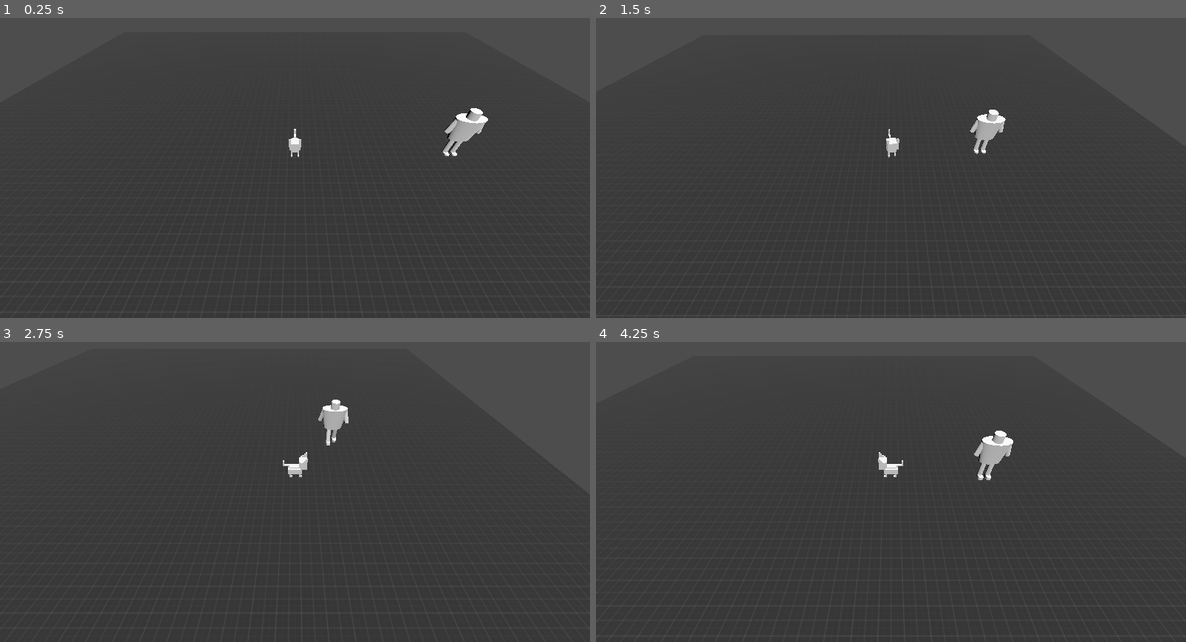
Above: before the commit, frames 1-4 (two rows, left to right).
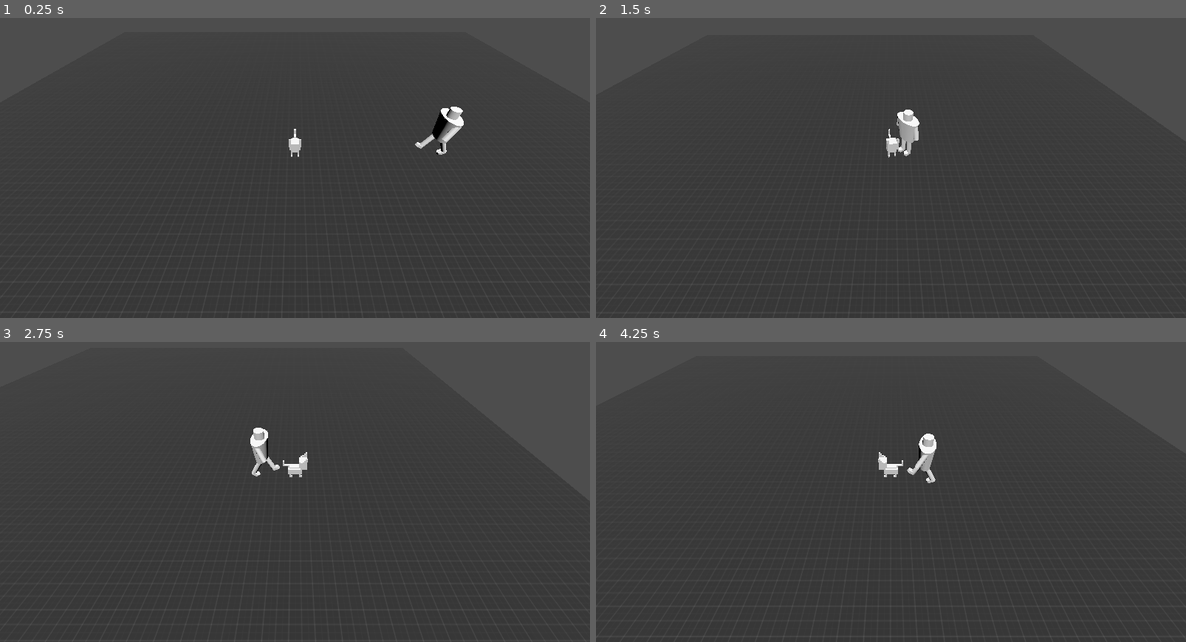
Above: after the commit, the same moments.

Repository: rgero/Perilous-Purr-il
Game: Godot game, scene res://Scenes/Sandbox.tscn
The game is run twice, just before and just after one commit, with the same random seed, the same clock (stepped at 60 frames per second) and the same inputs.
Inputs:
- Up to frame 1 (0.25 s): no input
- Up to frame 2 (1.5 s): hold D (Right) 0.53-1.28 s; hold Shift (Sprint, bound only after the commit) 0.53-1.28 s; tap Space (Jump) at 0.77 s; hold S (Down) from 1.28 s (still down); tap Shift (Sprint, bound only after the commit) at 1.35 s
- Up to frame 3 (2.75 s): tap Space (Jump) at 1.52 s; release S (Down) at 2.03 s; hold D (Right) from 2.03 s (still down); hold Shift (Sprint, bound only after the commit) from 2.03 s (still down)
- Up to frame 4 (4.25 s): release D (Right) at 2.78 s; release Shift (Sprint, bound only after the commit) at 2.78 s; hold W (Up) 2.78-3.53 s; tap Shift (Sprint, bound only after the commit) at 2.85 s; tap Space (Jump) at 3.02, 3.77 s; hold A (Left) from 3.53 s (still down); hold Shift (Sprint, bound only after the commit) from 3.53 s (still down)

The runs differ from the first frame. In frame 1, 1.0% of the frame differs, in the area x 70-83%, y 29-47%; in frame 2, 0.9%; in frame 3, 0.8%; in frame 4, 1.0%, in the area x 52-71%, y 29-48%.

Commit message:
Adding sprinting and baking the navigation for the sandbox

Diff:
--- a/Perilous Purr-il/Prefabs/Enemy.tscn
+++ b/Perilous Purr-il/Prefabs/Enemy.tscn
@@ -226,10 +226,10 @@
 [node name="TempHuman" parent="." instance=ExtResource("1_8k53p")]
 
 [node name="Left Arm" parent="TempHuman" index="4"]
-transform = Transform3D(0.97397584, -0.22665128, 0, 0.22665127, 0.9739759, 0, 0, 0, 1, 0.80919975, 2.2633624, 0)
+transform = Transform3D(0.9739758, -0.22665127, 0, 0.22665125, 0.97397584, 0, 0, 0, 1, 0.80919975, 2.2633624, 0)
 
 [node name="Right Arm" parent="TempHuman" index="5"]
-transform = Transform3D(0.97397584, 0.22665128, 0, -0.22665127, 0.9739759, 0, 0, 0, 1, -0.8092, 2.2633624, 0)
+transform = Transform3D(0.9739758, 0.22665127, 0, -0.22665125, 0.97397584, 0, 0, 0, 1, -0.8092, 2.2633624, 0)
 
 [node name="AnimationPlayer" type="AnimationPlayer" parent="."]
 libraries = {
--- a/Perilous Purr-il/Scenes/Sandbox.tscn
+++ b/Perilous Purr-il/Scenes/Sandbox.tscn
@@ -9,6 +9,8 @@
 background_mode = 2
 
 [sub_resource type="NavigationMesh" id="NavigationMesh_xqu6k"]
+vertices = PackedVector3Array(-24.5, 0.4, -24.5, -24.5, 0.4, 24.5, 24.5, 0.4, 24.5, 24.5, 0.4, -24.5)
+polygons = [PackedInt32Array(3, 2, 0), PackedInt32Array(0, 2, 1)]
 
 [sub_resource type="StandardMaterial3D" id="StandardMaterial3D_eo7g3"]
 albedo_texture = ExtResource("1_qotlx")
--- a/Perilous Purr-il/Scripts/Enemy.gd
+++ b/Perilous Purr-il/Scripts/Enemy.gd
@@ -9,10 +9,9 @@
 @onready var navAgent: NavigationAgent3D = $NavigationAgent3D
 @onready var animationPlayer: AnimationPlayer = $AnimationPlayer
 
-
 var player: Node3D
 var provoked := false
-var aggroRange = 5.0
+var aggroRange = 15.0
 var damage := 20.0
 var health: float = maxHealth:
 	set(value):
@@ -25,7 +24,7 @@
 func _ready() -> void:
 	player = get_tree().get_first_node_in_group("Player")
 
-func _process(delta: float) -> void:
+func _process(_delta: float) -> void:
 	navAgent.target_position = player.global_position;
 
 func _physics_process(delta: float) -> void:
@@ -69,6 +68,3 @@
 	var lookAtDirection = global_position + adjustedDirection
 	if global_position.distance_to(lookAtDirection) > 0.001:
 		look_at(lookAtDirection, Vector3.UP, true)
-
-func Attack() -> void:
-	player.health -= damage
--- a/Perilous Purr-il/Scripts/Player.gd
+++ b/Perilous Purr-il/Scripts/Player.gd
@@ -5,6 +5,10 @@
 @onready var animation_player: AnimationPlayer = $AnimationPlayer
 @export var playerCamera: PackedScene
 @export var cameraOffset: Vector3
+
+@export var sprintTime := 3.0
+@export var speedIncrease := 1.3
+var currentSprint := 0.0
 
 var cameraInstance: Node
 
@@ -36,11 +40,20 @@
 
 		# Movement should now use world space (not local transform)
 		var move_dir = Vector3(input_dir.x, 0, input_dir.y).normalized()
+
 		velocity.x = move_dir.x * SPEED
 		velocity.z = move_dir.z * SPEED
+
+		if Input.is_action_pressed("Sprint") and currentSprint < sprintTime:
+			velocity.x *= speedIncrease
+			velocity.z *= speedIncrease
+
 	else:
 		animation_player.stop()
 		velocity.x = move_toward(velocity.x, 0, SPEED)
 		velocity.z = move_toward(velocity.z, 0, SPEED)
 
+	if not Input.is_action_pressed("Sprint"):
+		currentSprint = 0
+
 	move_and_slide()
--- a/Perilous Purr-il/project.godot
+++ b/Perilous Purr-il/project.godot
@@ -47,3 +47,8 @@
 "events": [Object(InputEventKey,"resource_local_to_scene":false,"resource_name":"","device":-1,"window_id":0,"alt_press …(191 unchanged characters)…
 ]
 }
+Sprint={
+"deadzone": 0.2,
+"events": [Object(InputEventKey,"resource_local_to_scene":false,"resource_name":"","device":-1,"window_id":0,"alt_pressed":false,"shift_pressed":false,"ctrl_pressed":false,"meta_pressed":false,"pressed":false,"keycode":0,"physical_keycode":4194325,"key_label":0,"unicode":0,"location":0,"echo":false,"script":null)
+]
+}
